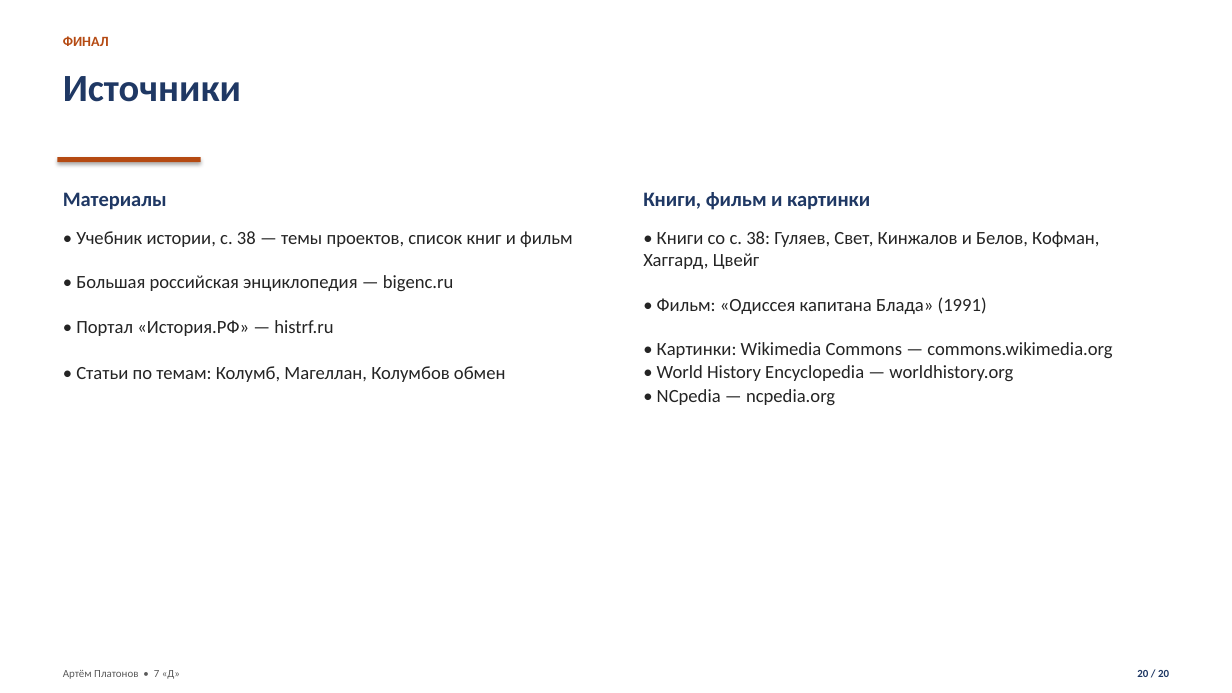
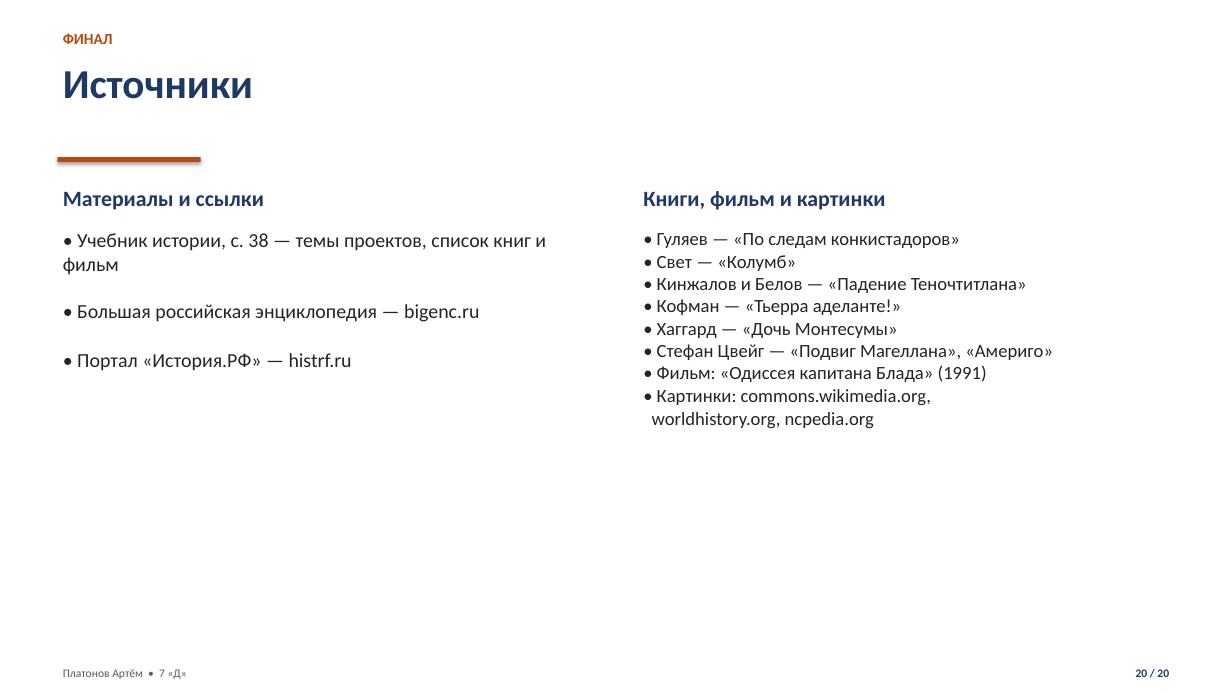
Before and after one commit to Artins200/slide, a slide deck: slide 20 of Великие_географические_открытия_Платонов_Артём_7Д.pptx. Drawn at 1232x693 pixels with LibreOffice and Linux fonts; fonts in the diff are those of the drawing; background and template pictures are left out. Boxes give left, top, right and bottom in pixels: in the first picture for what was removed or moved away, otherwise in the second. Text is boxed around its words. In the diff, an @@ line names an element or a change of style, - is before the commit and + after.

```diff
--- a/Великие_географические_открытия_Платонов_Артём_7Д.pptx
+++ b/Великие_географические_открытия_Платонов_Артём_7Д.pptx
@@ text "ФИНАЛ" at <box>63,33,113,44</box>: size 11 to 12 pt; line spacing 1.08 to 1.05 @@
@@ text "Источники" at <box>63,71,253,99</box>: size 30 to 32 pt; line spacing 1.08 to 1.05 @@
@@ text at <box>63,192,264,210</box>: text changed; size 16 to 17 pt @@
-Материалы
+Материалы и ссылки
@@ text "Книги, фильм и картинки" at <box>643,191,886,210</box>: size 16 to 17 pt; line spacing 1.08 to 1.05 @@
@@ text at <box>63,233,546,371</box>: text changed; size 14.5 to 15.5 pt @@
-• Учебник истории, с. 38 — темы проектов, список книг и фильм
-• Большая российская энциклопедия — bigenc.ru
-• Портал «История.РФ» — histrf.ru
-• Статьи по темам: Колумб, Магеллан, Колумбов обмен
+• Учебник истории, с. 38 — темы проектов, список книг и фильм
+• Большая российская энциклопедия — bigenc.ru
+• Портал «История.РФ» — histrf.ru
@@ text at <box>652,233,1053,428</box>: text changed @@
-• Книги со с. 38: Гуляев, Свет, Кинжалов и Белов, Кофман, Хаггард, Цвейг
-• Фильм: «Одиссея капитана Блада» (1991)
-• Картинки: Wikimedia Commons — commons.wikimedia.org
-• World History Encyclopedia — worldhistory.org
-• NCpedia — ncpedia.org
+• Гуляев — «По следам конкистадоров»
+• Свет — «Колумб»
+• Кинжалов и Белов — «Падение Теночтитлана»
+• Кофман — «Тьерра аделанте!»
+• Хаггард — «Дочь Монтесумы»
+• Стефан Цвейг — «Подвиг Магеллана», «Америго»
+• Фильм: «Одиссея капитана Блада» (1991)
+• Картинки: commons.wikimedia.org,
+worldhistory.org, ncpedia.org
@@ text at <box>63,669,187,679</box>: text changed; size 8.5 to 9 pt @@
-Артём Платонов • 7 «Д»
+Платонов Артём • 7 «Д»
@@ text "20 / 20" at <box>1136,669,1169,677</box>: size 8.5 to 9 pt; line spacing 1.08 to 1.05 @@
```
Also in this commit, not shown: 15 other slides changed, 4 slides added, 4 slides removed, 2 other files.
